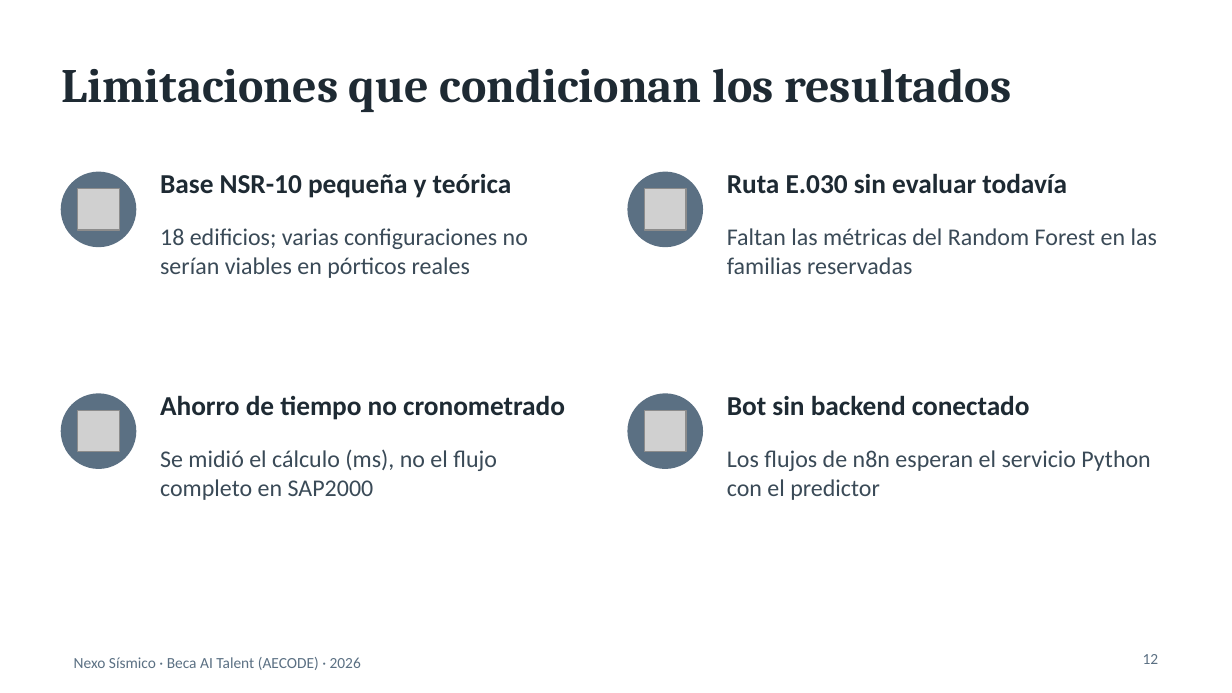
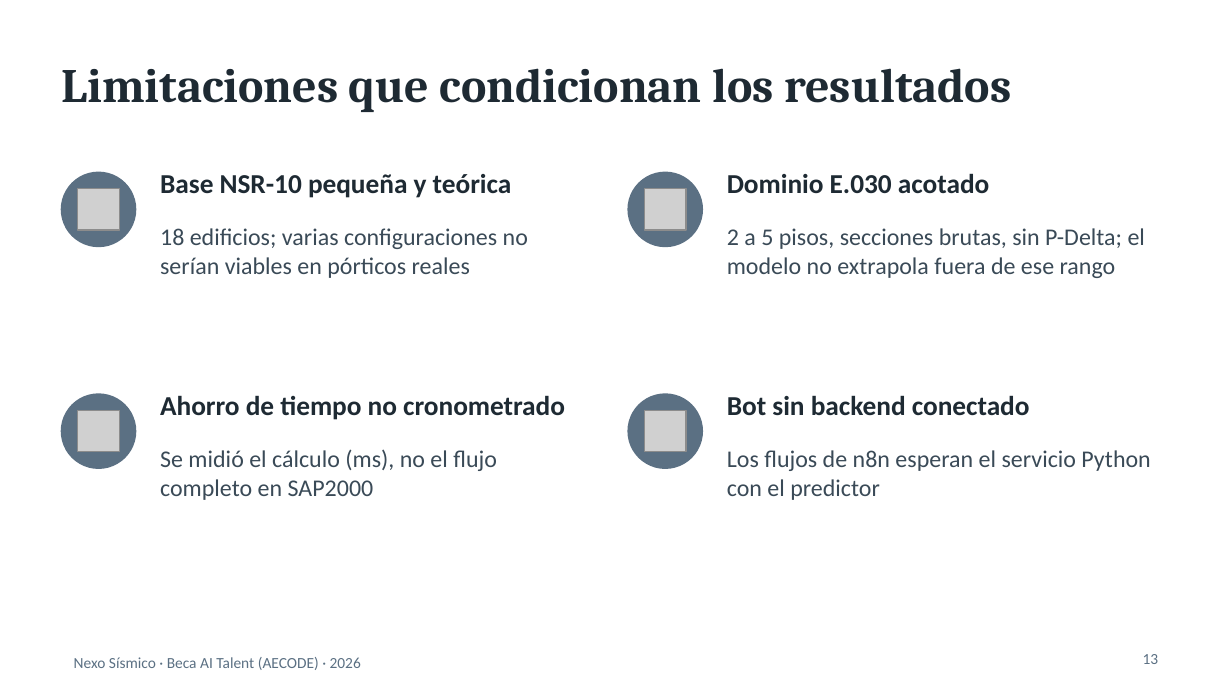
Before and after one commit to nexo-sismico/Nexo_simico_colab, a slide deck: slide 13 of 04 Entregables/Presentacion/Presentacion_Nexo_Sismico.pptx (slide 12 before the commit). Drawn at 1232x693 pixels with LibreOffice and Linux fonts; fonts in the diff are those of the drawing; grey boxes stand for pictures. Boxes give left, top, right and bottom in pixels: in the first picture for what was removed or moved away, otherwise in the second. Text is boxed around its words. In the diff, an @@ line names an element or a change of style, - is before the commit and + after.

```diff
--- a/04 Entregables/Presentacion/Presentacion_Nexo_Sismico.pptx
+++ b/04 Entregables/Presentacion/Presentacion_Nexo_Sismico.pptx
@@ text at (727,173,989,194): text changed @@
-Ruta E.030 sin evaluar todavía
+Dominio E.030 acotado
@@ text at (727,228,1145,278): text changed @@
-Faltan las métricas del Random Forest en las familias reservadas
+2 a 5 pisos, secciones brutas, sin P-Delta; el modelo no extrapola fuera de ese rango
@@ page number at (1143,654,1159,664): text changed @@
-12
+13
```
Also in this commit, not shown: 7 other slides changed, 1 slide added, 20 other files.
